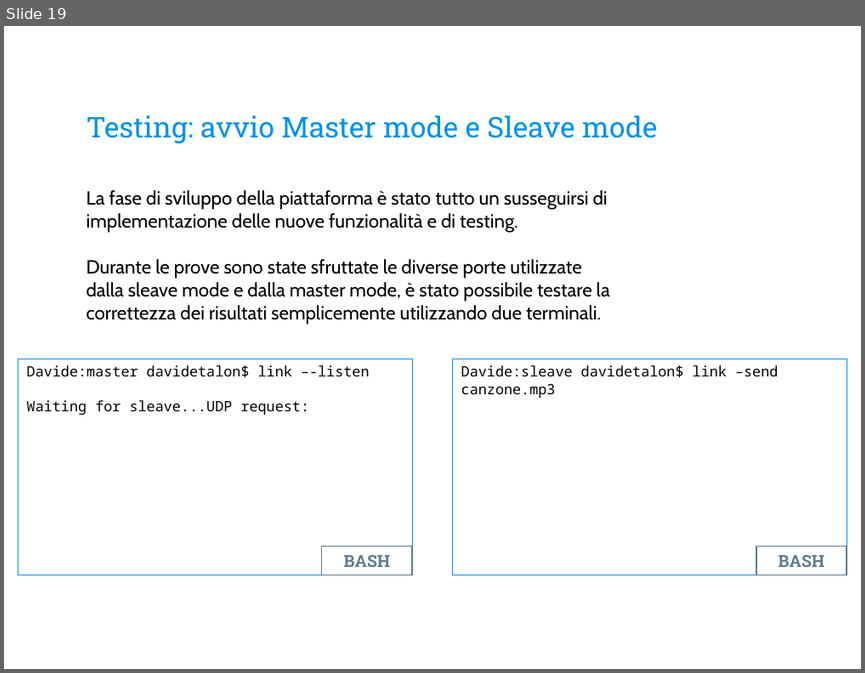
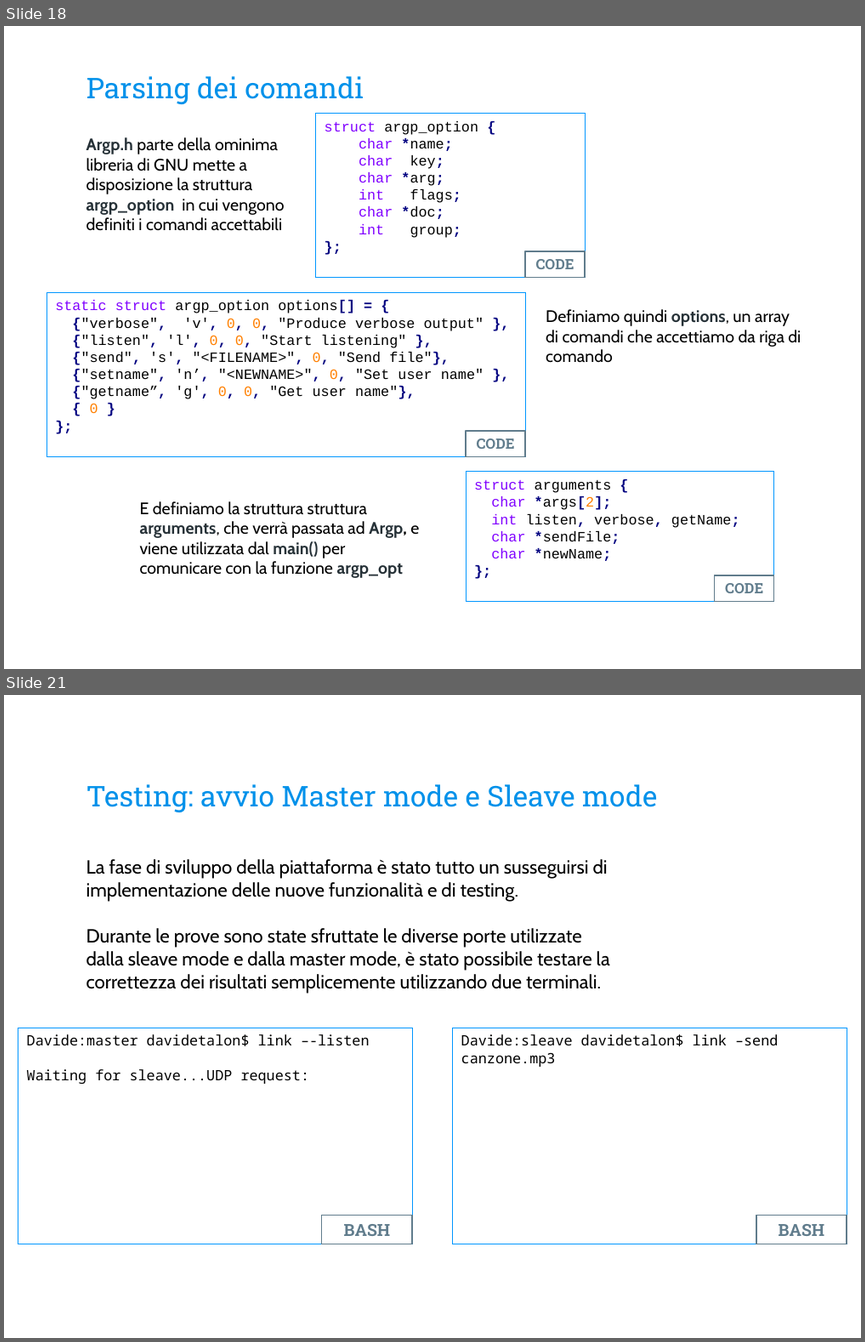
Before and after one commit to davidetalon/link, a slide deck: Presentation slides/Presentazione.pptx. Shown one above the other, each under a label of ours: slide 19 before the commit, slides 18 and 21 after it; the slides between them are not shown. The pictures are 865x673 and 865x1342 pixels, drawn with LibreOffice and Linux fonts; fonts in the diff are those of the drawing; background and template pictures are left out. Boxes give left, top, right and bottom in pixels: in the first picture for what was removed or moved away, otherwise in the second. Text is boxed around its words. In the diff, an @@ line names an element or a change of style, - is before the commit and + after.

```diff
--- a/Presentation slides/Presentazione.pptx
+++ b/Presentation slides/Presentazione.pptx
@@ slide 18 added at [4, 26, 861, 669], background picture (left out) @@
@@ title added at [86, 76, 364, 104], 24 pt, text #0091EA @@
+Parsing dei comandi
@@ rectangle added at [316, 113, 585, 277], outline #0096FF 0.75 pt, 12 pt, text #000000 @@
+struct argp_option {
+char *name;
+char key;
+char *arg;
+int flags;
+char *doc;
+int group;
+};
@@ text added at [86, 137, 284, 231], 14 pt, text #000000 @@
+Argp.h parte della ominima libreria di GNU mette a disposizione la struttura argp_option in cui vengono definiti i comandi accettabili
@@ rectangle added at [525, 251, 584, 277], outline #607C8C 1 pt, 12 pt, text #607C8C, bold @@
+CODE
@@ rectangle added at [46, 292, 525, 457], outline #0096FF 0.75 pt, 12 pt, text #000000 @@
+static struct argp_option options[] = {
+{"verbose", 'v', 0, 0, "Produce verbose output" },
+{"listen", 'l', 0, 0, "Start listening" },
+{"send", 's', "<FILENAME>", 0, "Send file"},
+{"setname", 'n’, "<NEWNAME>", 0, "Set user name" },
+{"getname”, 'g', 0, 0, "Get user name"},
+{ 0 }
+};
@@ text added at [545, 309, 800, 363], 14 pt, text #000000 @@
+Definiamo quindi options, un array di comandi che accettiamo da riga di comando
@@ rectangle added at [466, 431, 525, 456], outline #607C8C 1 pt, 12 pt, text #607C8C, bold @@
+CODE
@@ rectangle added at [466, 471, 774, 601], outline #0096FF 0.75 pt, 12 pt, text #000000 @@
+struct arguments {
+char *args[2];
+int listen, verbose, getName;
+char *sendFile;
+char *newName;
+};
@@ text added at [140, 501, 419, 578], 14 pt, text #000000 @@
+E definiamo la struttura struttura arguments, che verrà passata ad Argp, e viene utilizzata dal main() per comunicare con la funzione argp_opt
@@ rectangle added at [715, 575, 773, 601], outline #607C8C 1 pt, 12 pt, text #607C8C, bold @@
+CODE
@@ what was slide 19 is now slide 21 @@
```
Also in this commit, not shown: 12 slides changed, 3 other slides added, 7 slides removed.
